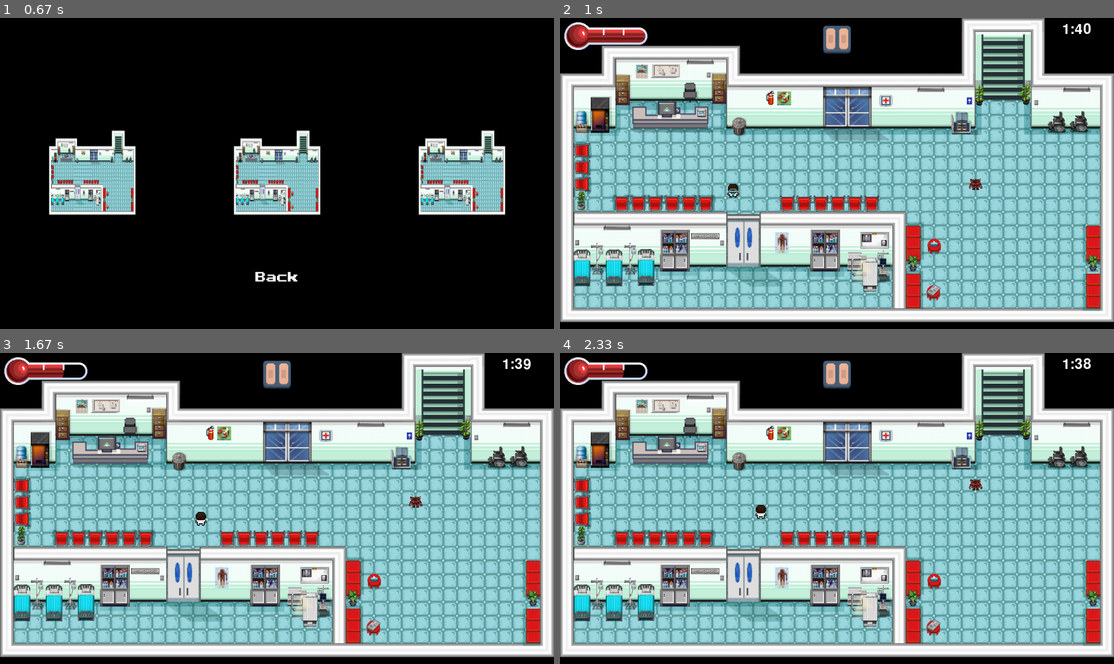
Above: before the commit, frames 1-4 (two rows, left to right).
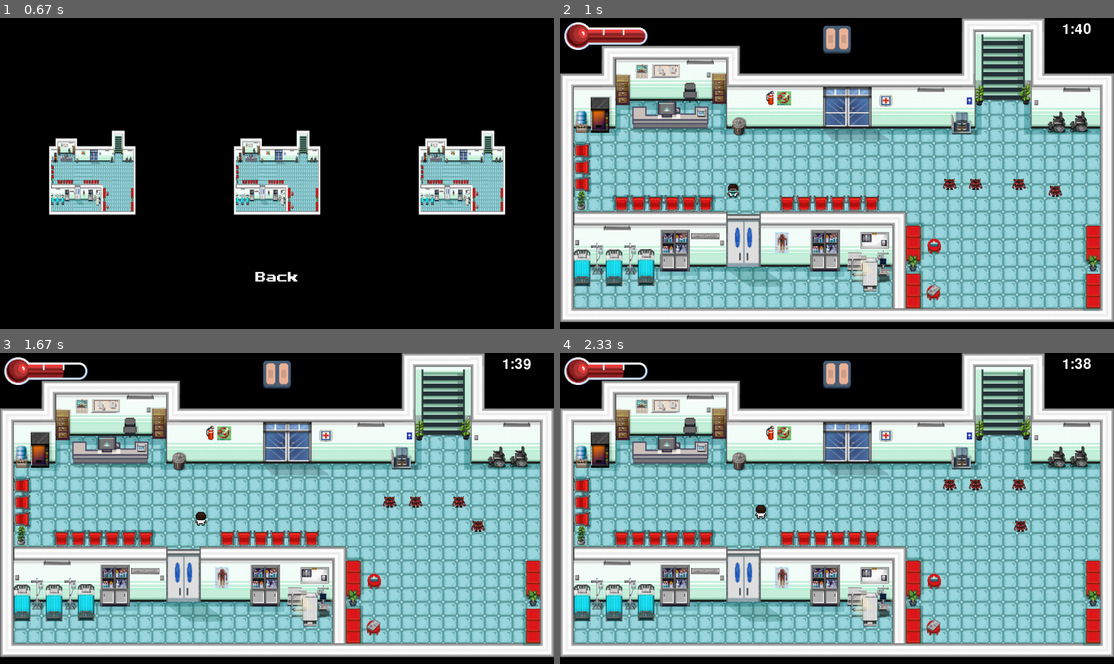
Above: after the commit, the same moments.

Repository: patomax31/Virus-Attack
Game: pygame game, started from main.py
Same seed, same stepped clock (60 frames per second), same inputs: the game is played once before the commit and once after it.
Inputs (mouse positions are in pixels of both pictures, inside the frame that each line leads up to):
- Up to frame 1 (0.67 s): click (277, 279) at 0.38 s
- Up to frame 2 (1 s): click (654, 173) at 0.72 s
- Up to frame 3 (1.67 s): hold D 1-1.47 s; hold W from 1.5 s (still down); tap Z at 1.57 s
- Up to frame 4 (2.33 s): release W at 1.8 s

Frame 1 is identical in both runs. In frame 2, 0.2% of the frame differs, in the area x 69-91%, y 51-58%; in frame 3, 0.2%; in frame 4, 0.2%, in the area x 69-85%, y 40-58%.

Commit message:
varios enemigos

Diff:
--- a/lv_1.py
+++ b/lv_1.py
@@ -14,7 +14,6 @@
         self.clock = pygame.time.Clock() # Reloj para controlar los FPS
         self.TILE_SIZE = 32
         self.player = Player(400, 400)
-        self.enemy = Enemy(960, 400)
         self.paused = False
         self.keys_pressed = None
         self.timer = tiempo()
@@ -22,6 +21,7 @@
         self.time_left = 100
         self.all_bubbles = pygame.sprite.Group()
         self.all_enemies = pygame.sprite.Group()
+        self.enemy = Enemy(900, 400)
         self.all_enemies.add(self.enemy)
 
         # Creamos el mapa de obstáculos (1 = obstáculo, 0 = espacio libre)
@@ -57,6 +57,16 @@
                 if cell == 1: # Si la celda es igual a 1 (osea un obstaculo) crae un rectangulo
                     obstacle_rect = pygame.Rect(col_idx * self.TILE_SIZE, row_idx * self.TILE_SIZE, self.TILE_SIZE, self.TILE_SIZE) # Crea el rectangulo para el obstaculo
                     self.obstacles.append(obstacle_rect) # Con esto añadimos el rectangulo a la lista
+
+        enemy_positions = [
+            (960, 400),
+            (1060, 400),
+            (1160, 400)
+        ]
+
+        for pos in enemy_positions:
+            enemy = Enemy(pos[0], pos[1])
+            self.all_enemies.add(enemy)
 
         # Carga de sonidos
         self.walk_sound = pygame.mixer.Sound("assets/sounds/walk.mp3")
@@ -127,7 +137,8 @@
             self.check_collision()
             self.check_player_enemy_collision()
 
-            self.all_enemies.update(self.player.rect, self.obstacles)
+            for enemy in self.all_enemies:
+                enemy.update(self.player.rect, self.obstacles)
             self.all_bubbles.update(self.obstacles, self.all_enemies)
 
             pygame.display.flip()
--- a/state_manager.py
+++ b/state_manager.py
@@ -3,9 +3,13 @@
     def __init__(self):
         self.states = {} # Diccionario de estados
         self.state = None # Estado actual none por defecto
+        self.current_state = None
 
     def add_state(self, state_name, state):
         self.states[state_name] = state # Añade un estado al diccionario de estados
+
+    def change_state(self, new_state):
+        self.current_state = new_state
 
     def set_state(self, state_name):
         self.current_state = self.states.get(state_name) # Establece el estado actual a partir del nombre del estado
